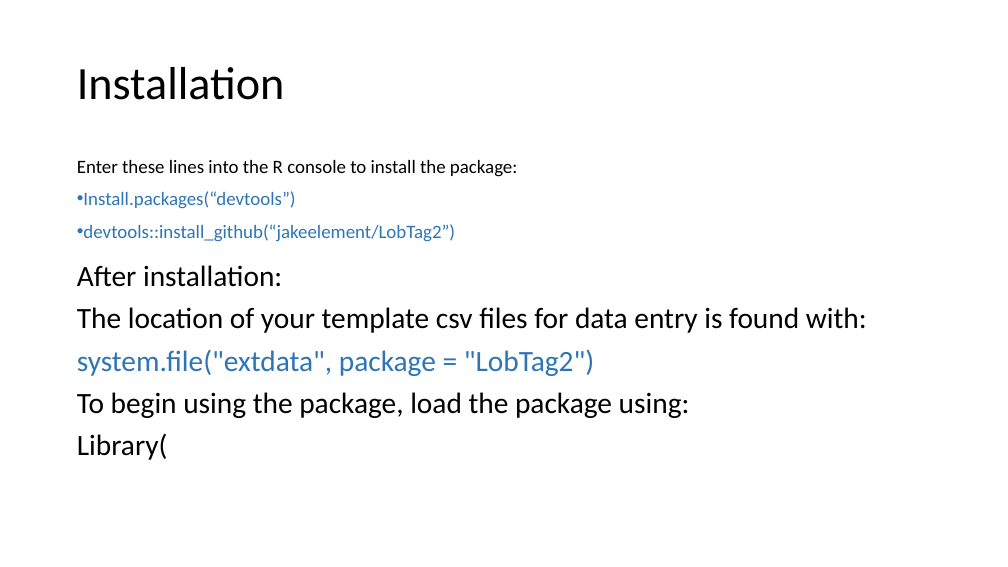
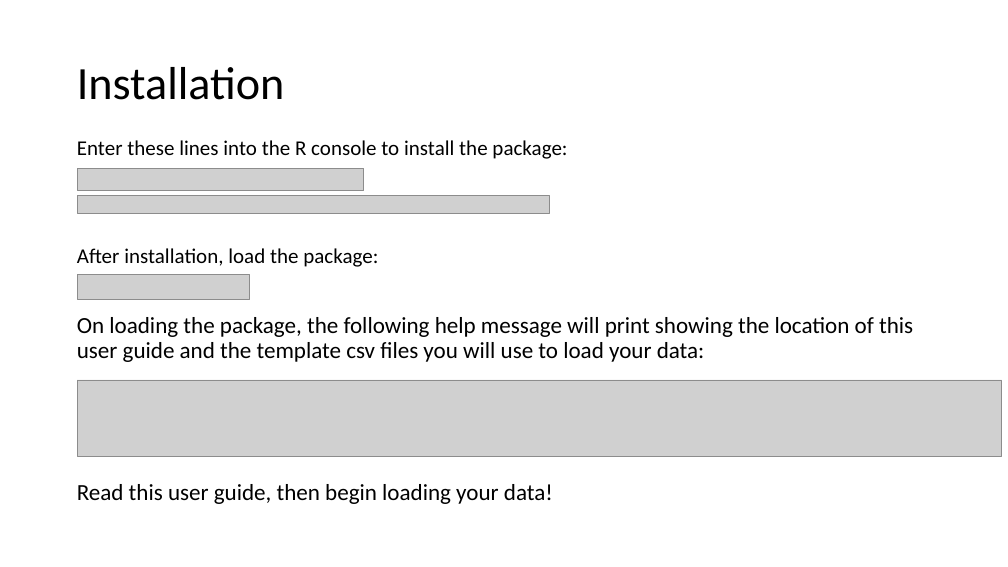
Before and after one commit to LobsterScience/LobTag2, a slide deck: slide 2 of data/user_guide.pptx (slide 7 before the commit). Drawn at 1008x567 pixels with LibreOffice and Linux fonts; fonts in the diff are those of the drawing; grey boxes stand for pictures. Boxes give left, top, right and bottom in pixels: in the first picture for what was removed or moved away, otherwise in the second. Text is boxed around its words. In the diff, an @@ line names an element or a change of style, - is before the commit and + after.

Commit message:
updates to user guide

```diff
--- a/data/user_guide.pptx
+++ b/data/user_guide.pptx
@@ text "Enter these lines into the ...": place and size @@
-text "Enter these lines into the ..." at (77, 160, 867, 460)
+text "Enter these lines into the ..." at (77, 140, 913, 504)
@@ text at (77, 140, 567, 159): size 18 to 20 pt in "Enter these lines into the R console ..." @@
@@ picture added at (77, 168, 364, 191) @@
@@ picture added at (77, 196, 550, 213) @@
@@ text at (77, 248, 913, 504): text changed; size 28 to 22 pt @@
-• Install.packages(“devtools”)
-• devtools::install_github(“jakeelement/LobTag2”)
-After installation:
-The location of your template csv files for data entry is found with:
-system.file("extdata", package = "LobTag2")
-To begin using the package, load the package using:
-Library(
+After installation, load the package:
+On loading the package, the following help message will print showing the location of this user guide and the template csv files you will use to load your data:
+Read this user guide, then begin loading your data!
@@ picture added at (77, 274, 250, 299) @@
@@ picture added at (77, 380, 1002, 456) @@
```
Also in this commit, not shown: 18 other slides changed, 3 slides added, 2 other files.
